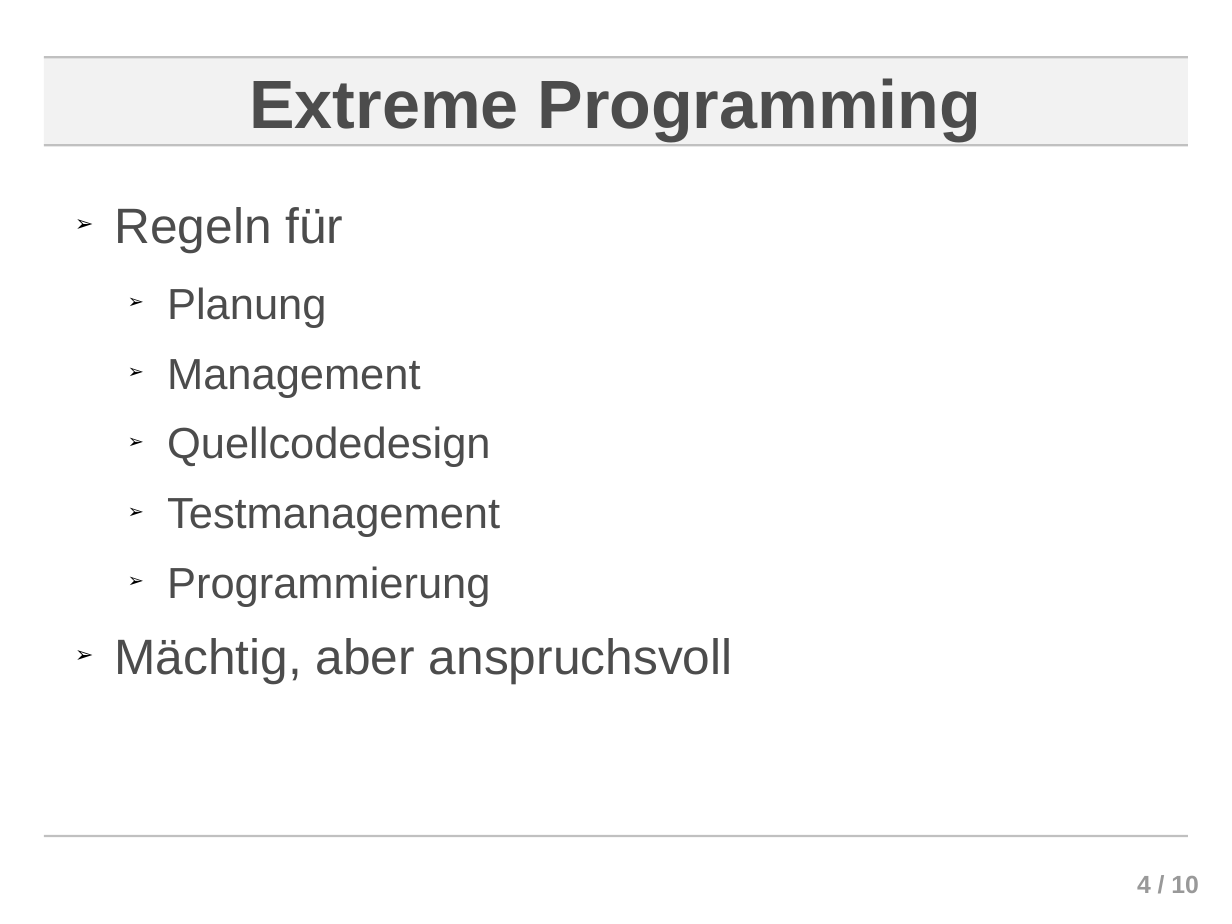
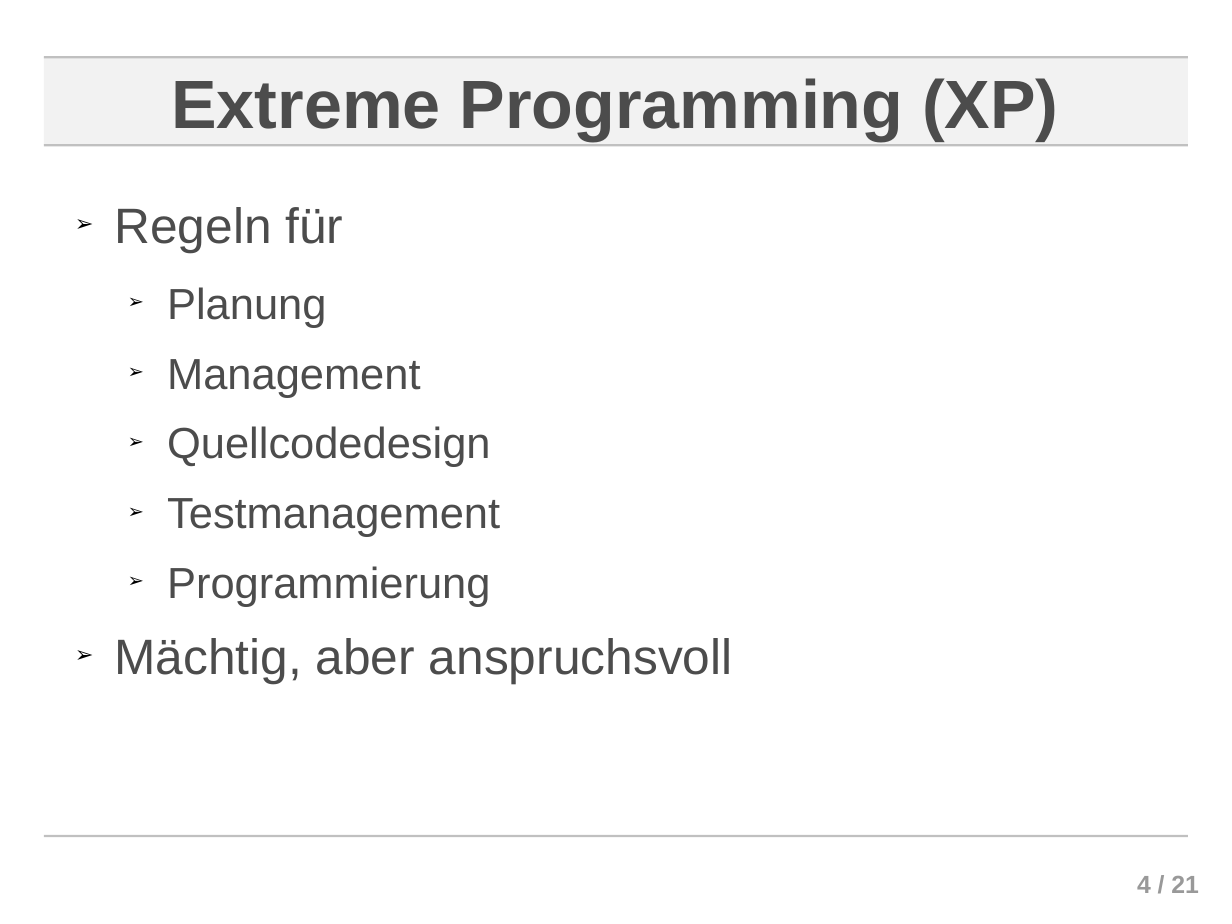
Before and after one commit to ChornHulio/sweSeminar, a slide deck: slide 4 of presentation/Agile Softwareentwicklung.odp. Drawn at 1232x924 pixels with LibreOffice and Linux fonts; fonts in the diff are those of the drawing; background and template pictures are left out. Boxes give left, top, right and bottom in pixels: in the first picture for what was removed or moved away, otherwise in the second. Text is boxed around its words. In the diff, an @@ line names an element or a change of style, - is before the commit and + after.

```diff
--- a/presentation/Agile Softwareentwicklung.odp
+++ b/presentation/Agile Softwareentwicklung.odp
@@ title at (x1=171, y1=78, x2=1058, y2=140): text changed @@
-Extreme Programming
+Extreme Programming (XP)
@@ page number at (x1=1137, y1=876, x2=1199, y2=893): text changed @@
-4 / 10
+4 / 21
```
Also in this commit, not shown: 3 other slides changed, 12 slides added, 1 slide removed, 4 other files.
